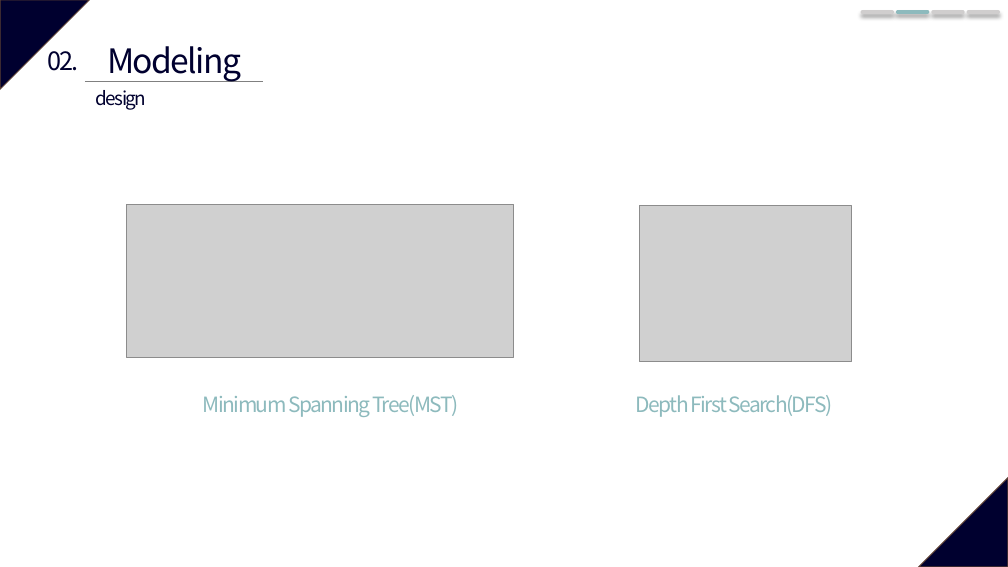
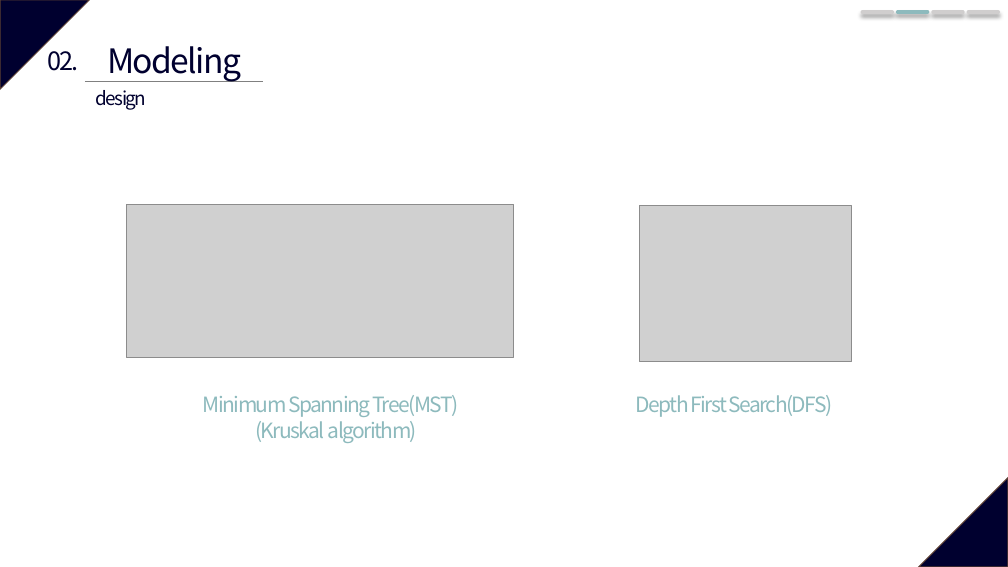
Before and after one commit to AgwaB/-CAU-Data-Structure-Design, a slide deck: slide 9 of 자료구조설계.pptx (slide 8 before the commit). Drawn at 1008x567 pixels with LibreOffice and Linux fonts; fonts in the diff are those of the drawing; grey boxes stand for pictures. Boxes give left, top, right and bottom in pixels: in the first picture for what was removed or moved away, otherwise in the second. Text is boxed around its words. In the diff, an @@ line names an element or a change of style, - is before the commit and + after.

```diff
--- a/자료구조설계.pptx
+++ b/자료구조설계.pptx
@@ text added at [255,421,417,443], 20 pt, text #8DBABD @@
+(Kruskal algorithm)
```
Also in this commit, not shown: 4 other slides changed, 4 slides added.
